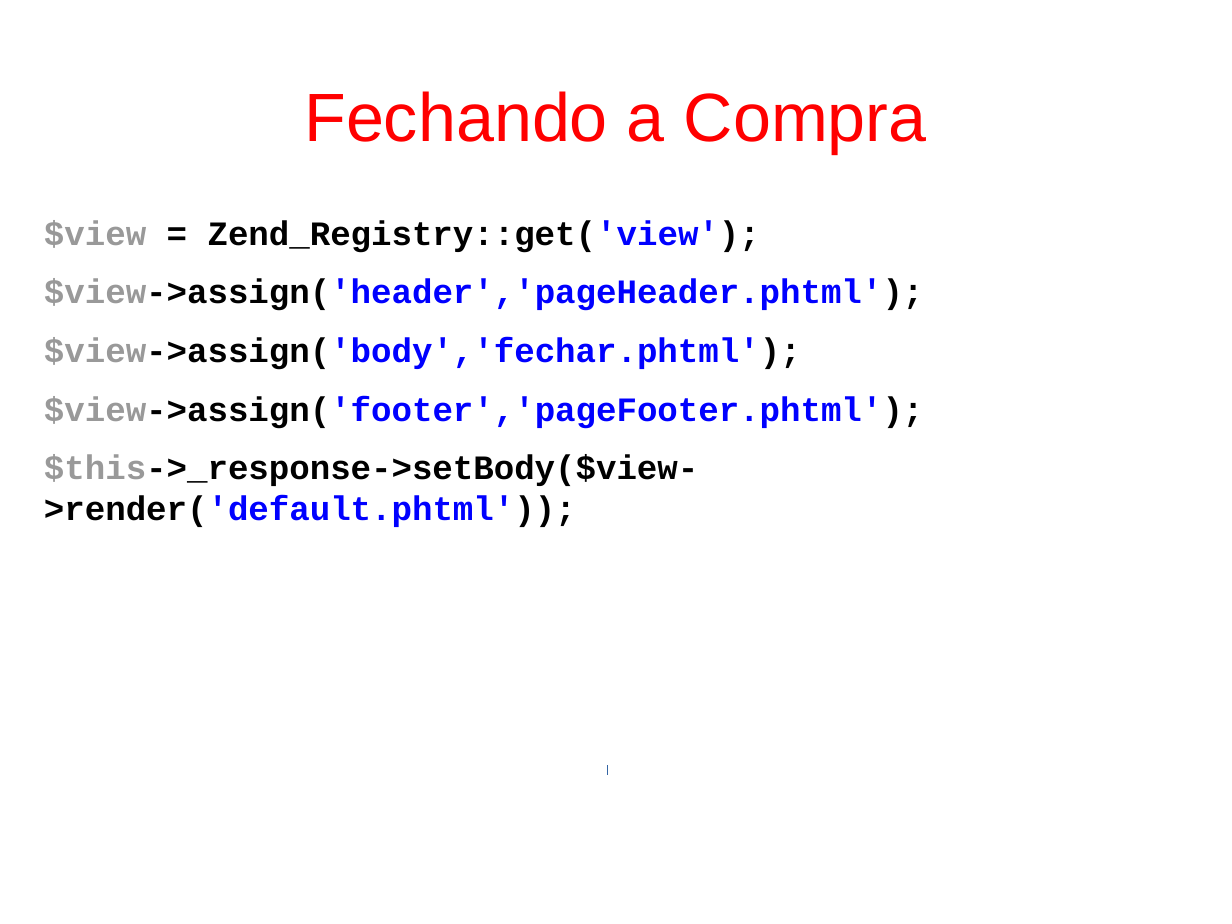
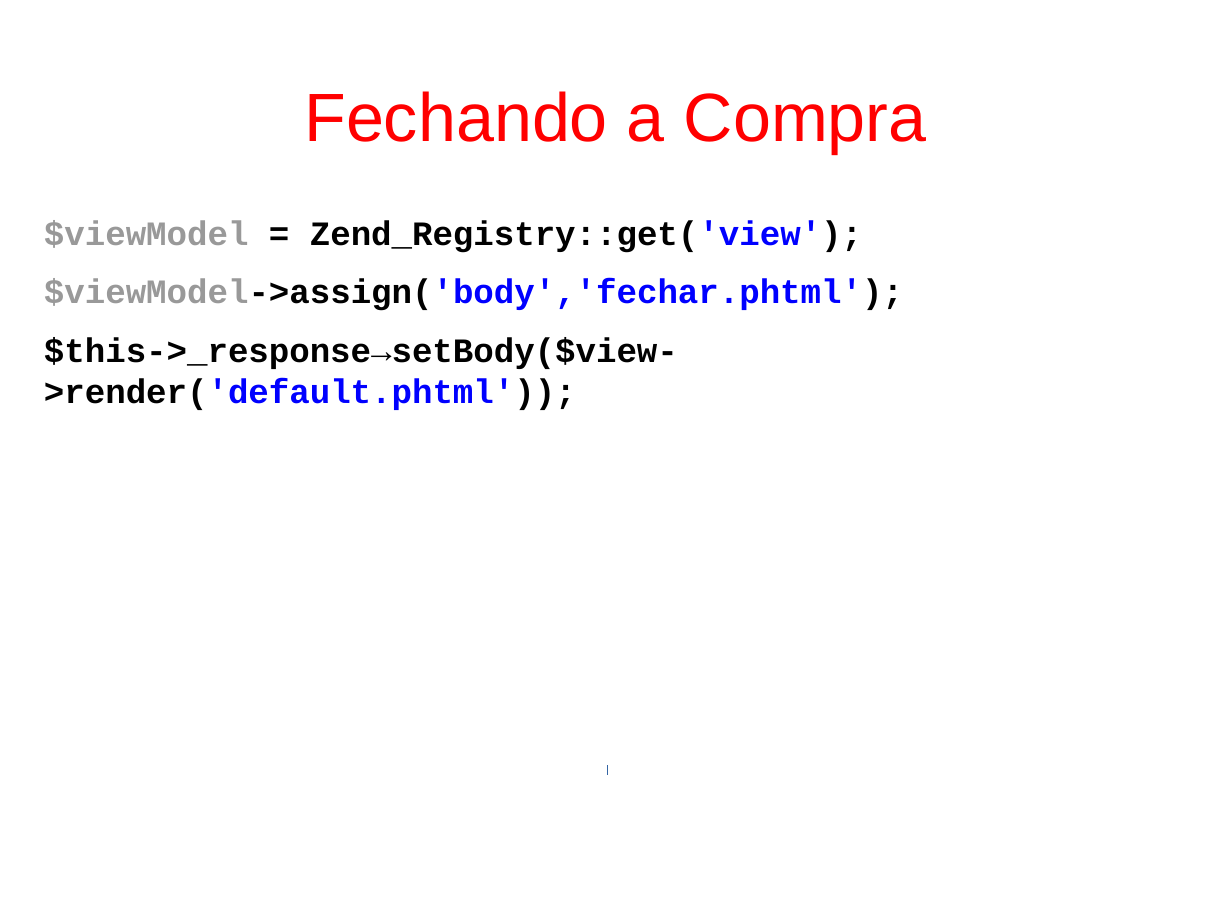
Before and after one commit to fgsl/lojasacme, a slide deck: slide 102 of docs/tutorial.odp. Drawn at 1232x924 pixels with LibreOffice and Linux fonts; fonts in the diff are those of the drawing. Boxes give left, top, right and bottom in pixels: in the first picture for what was removed or moved away, otherwise in the second. Text is boxed around its words. In the diff, an @@ line names an element or a change of style, - is before the commit and + after.

```diff
--- a/docs/tutorial.odp
+++ b/docs/tutorial.odp
@@ text at (x1=44, y1=220, x2=903, y2=410): text changed; text colour #0000FF to #000000 @@
-$view = Zend_Registry::get('view');
-$view->assign('header','pageHeader.phtml');
-$view->assign('body','fechar.phtml');
-$view->assign('footer','pageFooter.phtml');
-$this->_response->setBody($view->render('default.phtml'));
+$viewModel = Zend_Registry::get('view');
+$viewModel->assign('body','fechar.phtml');
+$this->_response→setBody($view->render('default.phtml'));
```
Also in this commit, not shown: 7 other slides changed, 1 other file.
